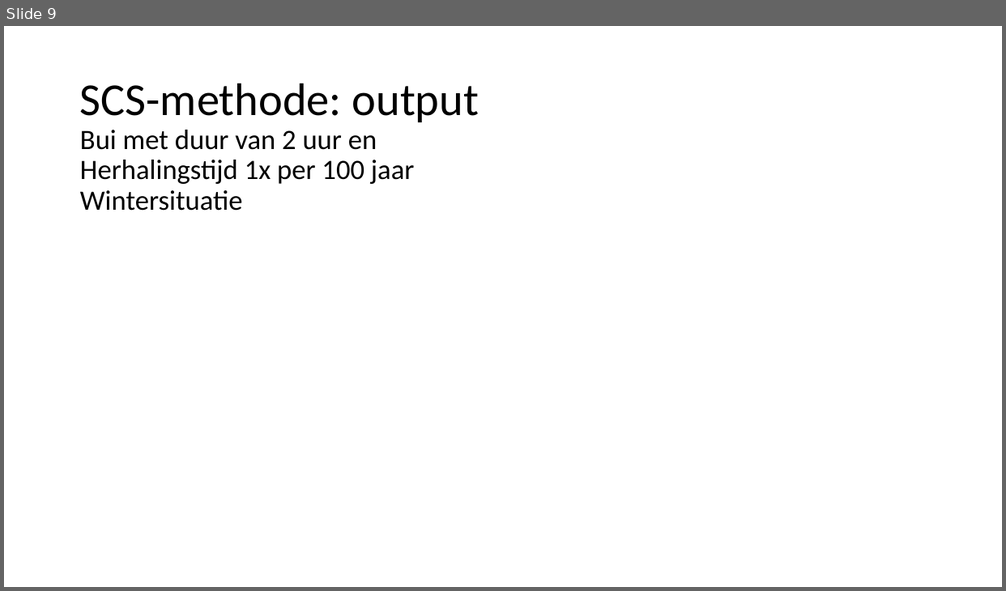
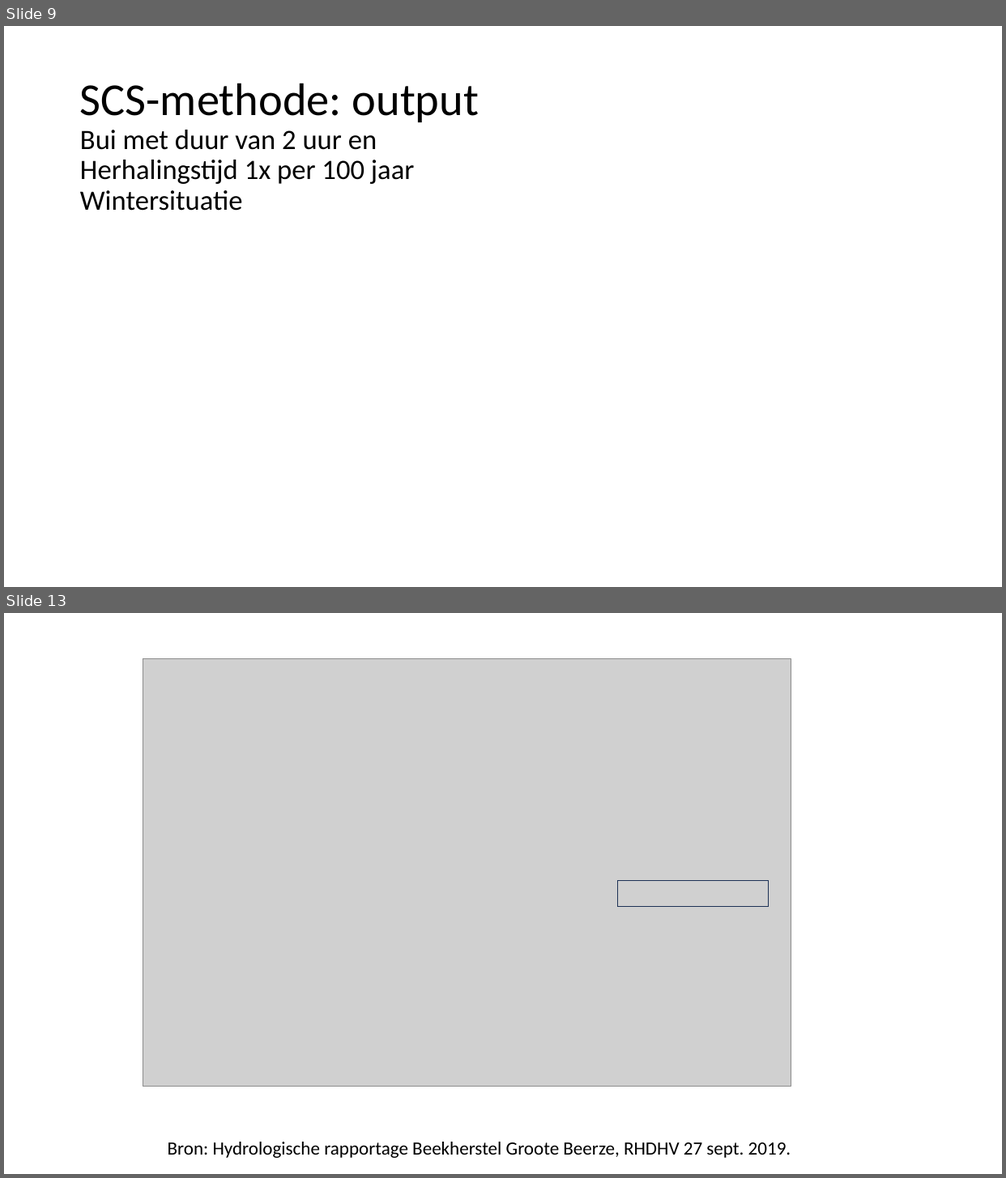
Before and after one commit to KeesVanImmerzeel/scsnl, a slide deck: data-raw/doc/plaatjes/Afvoer de Beerze 1 maal per 100 jaar TN=2uur.pptx. Shown one above the other, each under a label of ours: slide 9 before the commit, slides 9 and 13 after it; the slides between them are not shown. The pictures are 1006x591 and 1006x1178 pixels, drawn with LibreOffice and Linux fonts; fonts in the diff are those of the drawing; grey boxes stand for pictures. Boxes give left, top, right and bottom in pixels: in the first picture for what was removed or moved away, otherwise in the second. Text is boxed around its words. In the diff, an @@ line names an element or a change of style, - is before the commit and + after.

```diff
--- a/data-raw/doc/plaatjes/Afvoer de Beerze 1 maal per 100 jaar TN=2uur.pptx
+++ b/data-raw/doc/plaatjes/Afvoer de Beerze 1 maal per 100 jaar TN=2uur.pptx
@@ slide 13 added at (4, 613, 1002, 1174), background #FFFFFF @@
@@ picture added at (143, 658, 791, 1087) @@
@@ rectangle added at (618, 881, 769, 906), outline #1E3256 1 pt @@
@@ text added at (168, 1142, 791, 1158), 18 pt, text #000000 @@
+Bron: Hydrologische rapportage Beekherstel Groote Beerze, RHDHV 27 sept. 2019.
```
Also in this commit, not shown: 2 slides changed, 1 other slide added, 1 slide removed, 37 other files.
